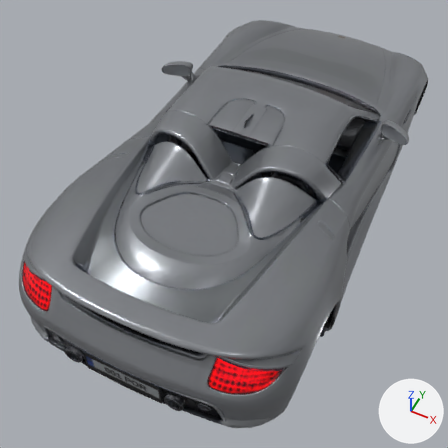
The glTF model public/models/cgt.glb: old version first, new version second.
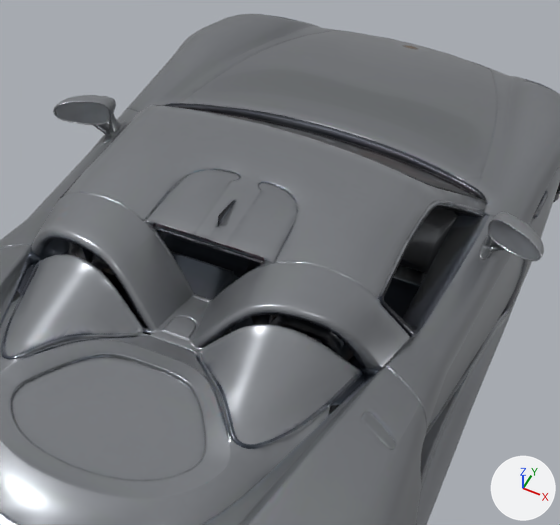
There are two pictures of each version: one whole from a camera (50 mm lens) standing at (1.42, -3.48, 3.96) and looking at (-0.09, -0.47, 0.19), one close up on the part from 30% to 93% of the width and 3% to 62% of the height. Lighting does not change. The marker at lower right points along +X, +Y and +Z. The older version's two pictures come first. Vertices at exactly the same position are counted once.

Objects in the first close-up: 'cgt_glb'.
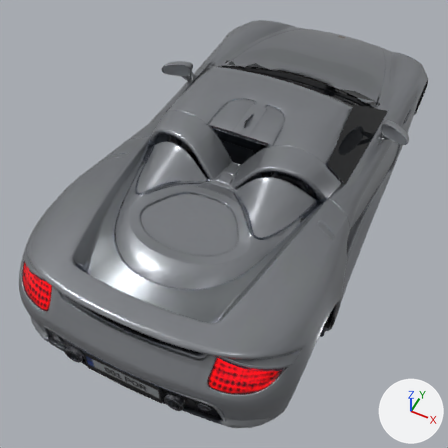
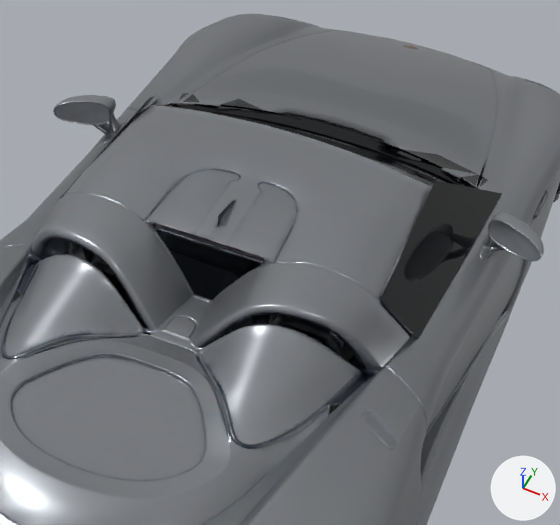
What differs and where, as boxes [x1, y1, x2, y2] in the close-ups (560 x 525 px; the box of a moved part takes in the faces that stretch with it):
part 1 of me_mesh_0, moved or reshaped
    before: [156, 105, 426, 184]
    after: [97, 95, 502, 339]
part 2 of me_mesh_0, recoloured
    before: [138, 93, 488, 226]
    after: [138, 93, 488, 189]

The change in detail:
Material 'glass' (mat_glass) is new.
Its base color is (0.006, 0.007, 0.009) (black #121418).
Its roughness is 0.06.
me_mesh_0 is used by ob_cgt_glb; location (0.0, 0.0, 0.0).
me_mesh_0 had 20751 vertices, 40237 faces and spanned x -1.06..1.06, y -2.09..2.26, z 0.02..1.17.
me_mesh_0 now has 20763 vertices, 40247 faces and spans x -1.06..1.06, y -2.09..2.26, z 0.02..1.17.
me_mesh_0 part 1: 56 vertices moved within x -0.7..0.59, y 0.27..0.72, z 0.77..1.12; 12 vertices added at x -0.8..0.8, y -0.34..0.75, z 0.8..1.1.
me_mesh_0 part 2: 839 faces spanning x -0.74..0.74, y 0.24..0.91, z 0.74..1.12 switch from mat_cgt_body to mat_glass (black #121418).
